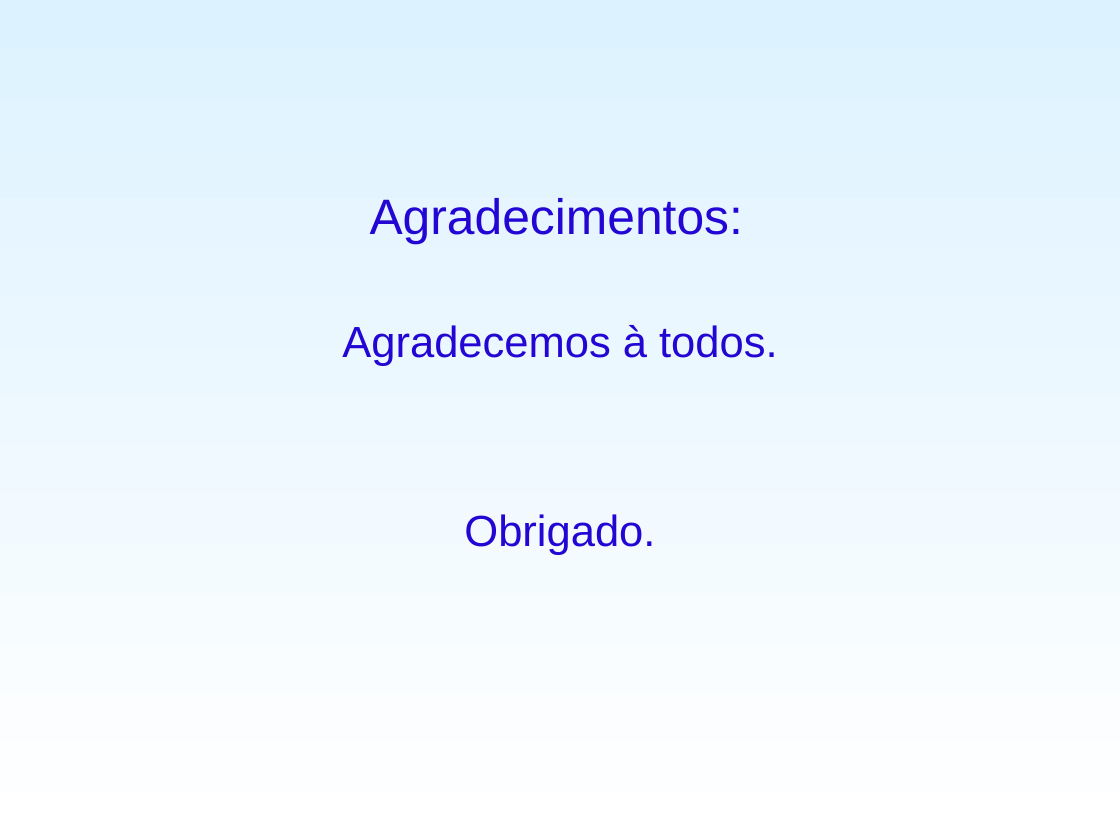
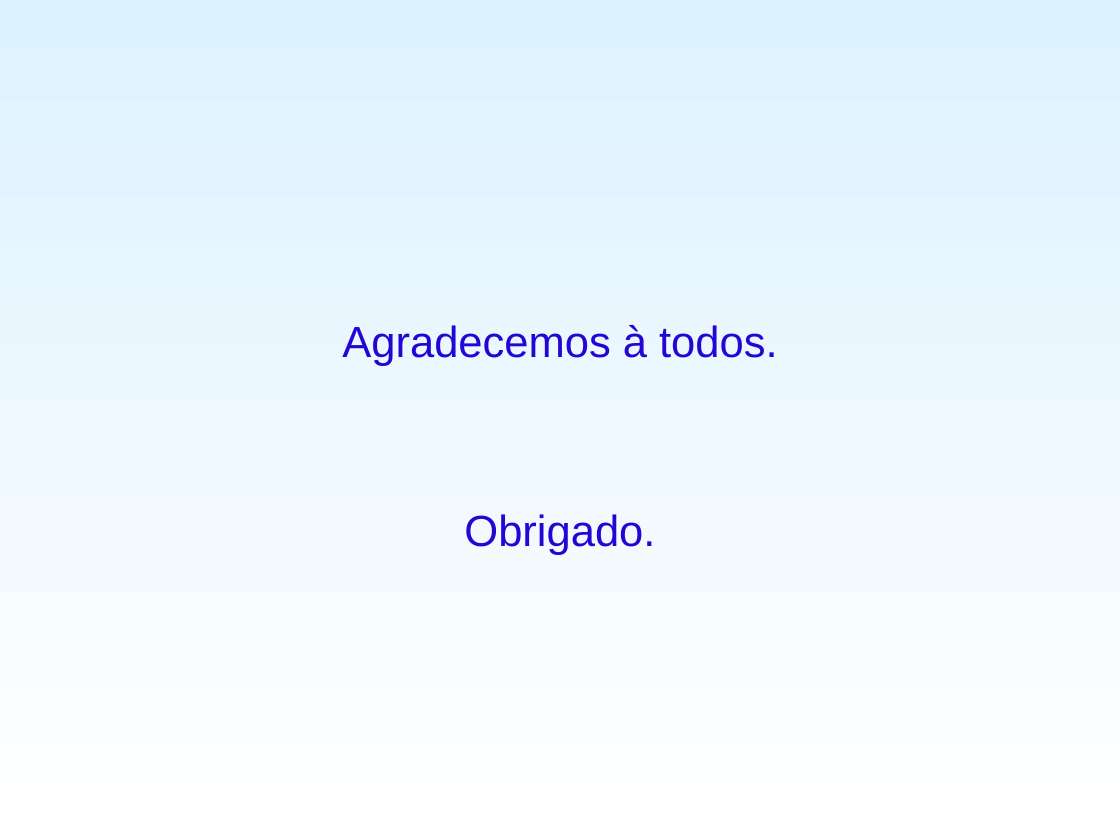
Before and after one commit to fygarciaj/spammichelangelo, a slide deck: slide 20 of SisPAM/PreProjeto/ApresentaçãoTCC.ppt. Drawn at 1120x840 pixels with LibreOffice and Linux fonts; fonts in the diff are those of the drawing; background and template pictures are left out. Boxes give left, top, right and bottom in pixels: in the first picture for what was removed or moved away, otherwise in the second. Text is boxed around its words. In the diff, an @@ line names an element or a change of style, - is before the commit and + after.

```diff
--- a/SisPAM/PreProjeto/ApresentaçãoTCC.ppt
+++ b/SisPAM/PreProjeto/ApresentaçãoTCC.ppt
@@ title removed at box(370, 198, 743, 244) @@
-Agradecimentos:
```
